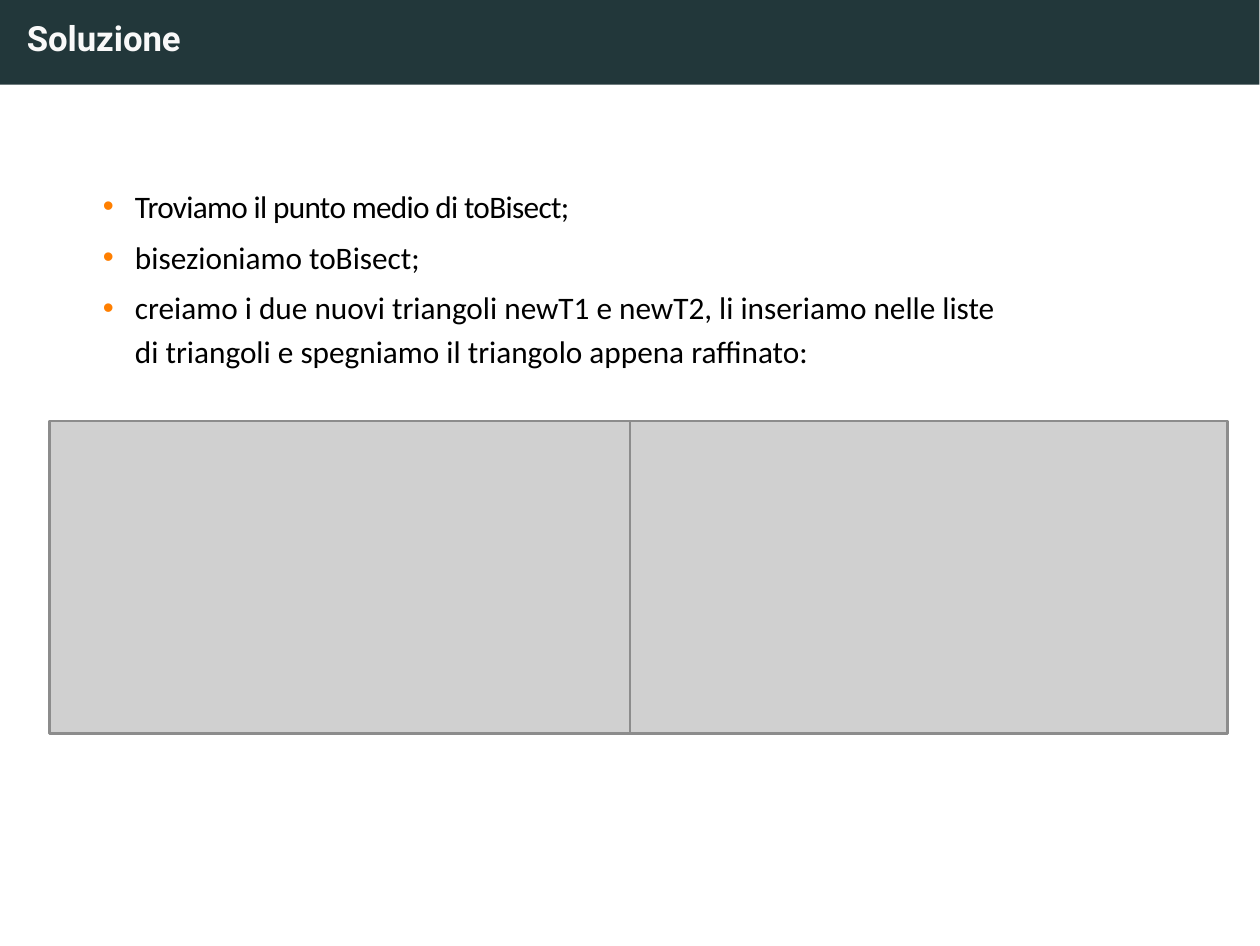
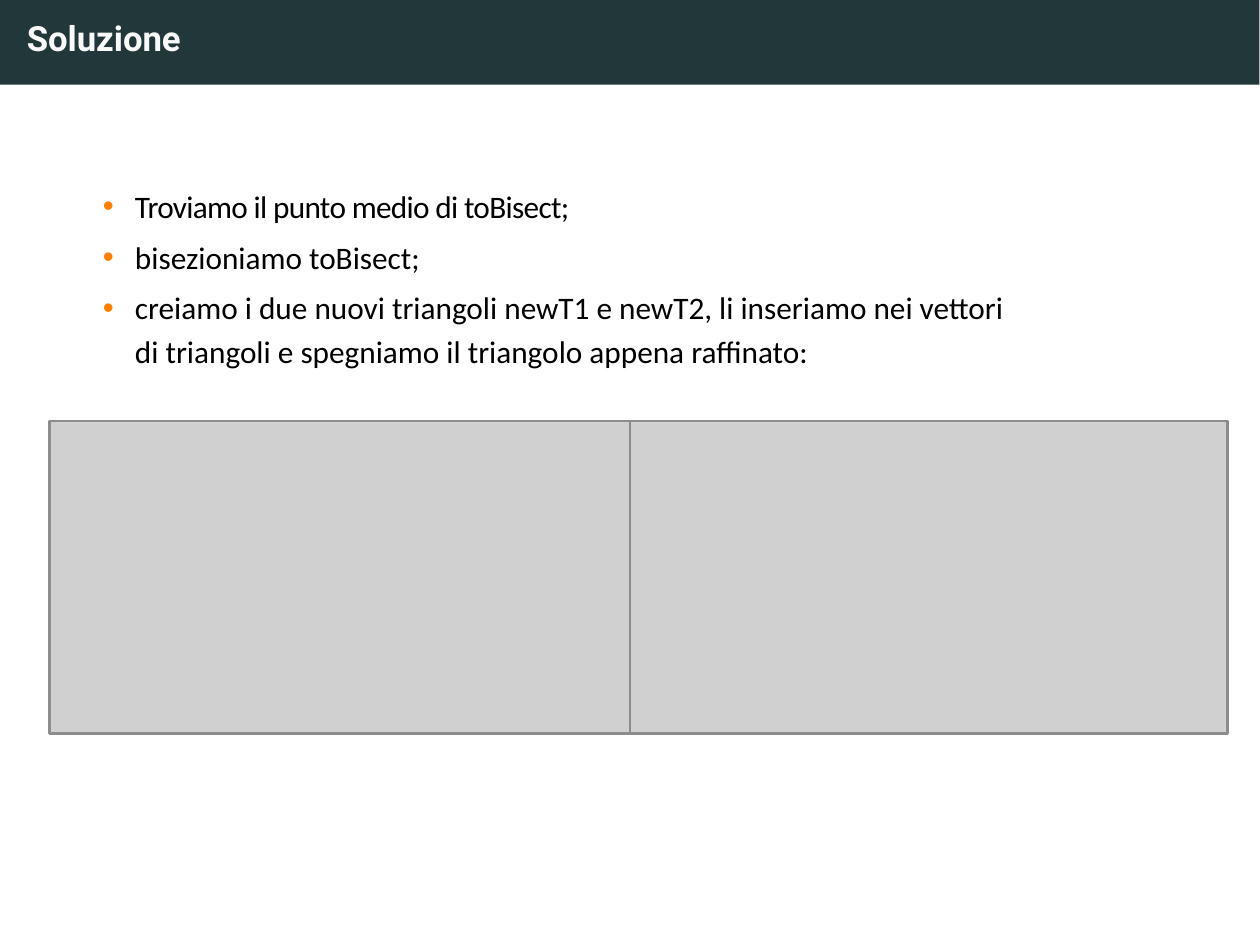
Before and after one commit to MatteoTonti/Progetto_PCS_2023, a slide deck: slide 6 of documentiVari/Presentazione progetto.pptx. Drawn at 1260x946 pixels with LibreOffice and Linux fonts; fonts in the diff are those of the drawing; grey boxes stand for pictures. Boxes give left, top, right and bottom in pixels: in the first picture for what was removed or moved away, otherwise in the second. Text is boxed around its words. In the diff, an @@ line names an element or a change of style, - is before the commit and + after.

```diff
--- a/documentiVari/Presentazione progetto.pptx
+++ b/documentiVari/Presentazione progetto.pptx
@@ text at [135,297,1003,369]: text changed @@
-• creiamo i due nuovi triangoli newT1 e newT2, li inseriamo nelle liste di triangoli e spegniamo il triangolo appena raffinato:
+• creiamo i due nuovi triangoli newT1 e newT2, li inseriamo nei vettori di triangoli e spegniamo il triangolo appena raffinato:
```
Also in this commit, not shown: 5 other slides changed, 1 other file.
